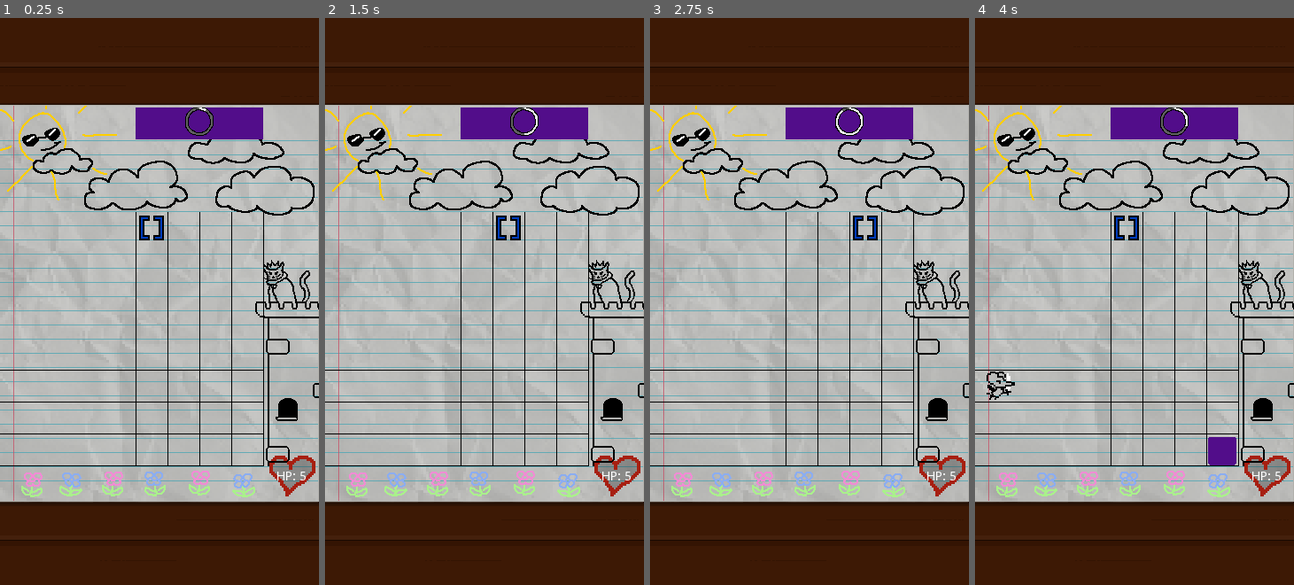
Above: before the commit, frames 1-4 (left to right).
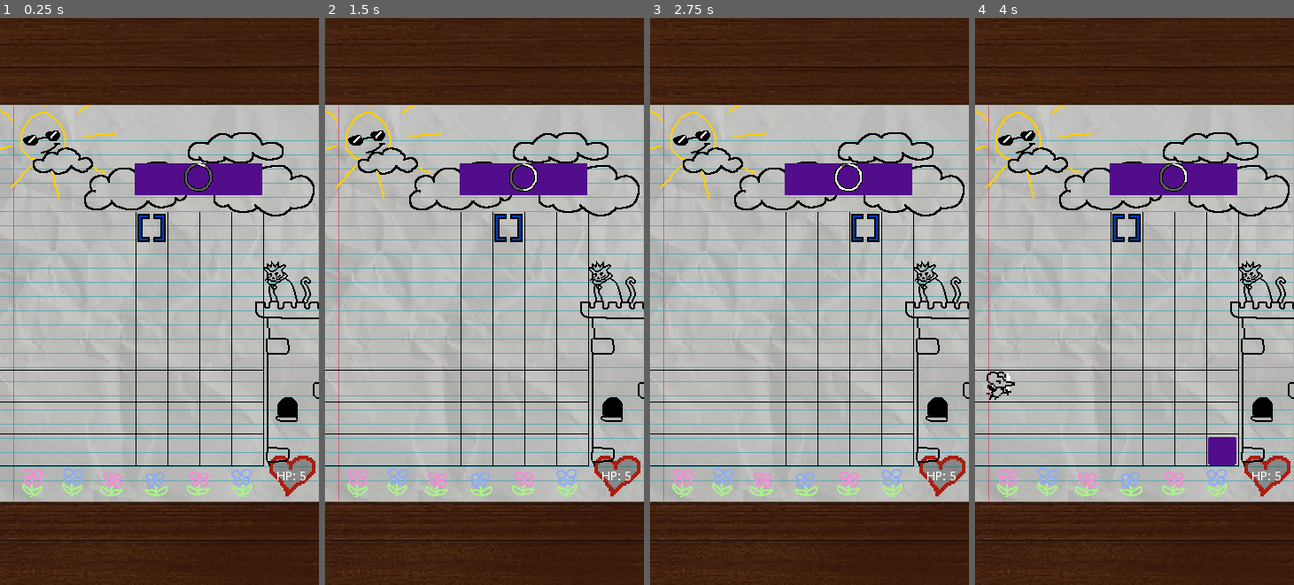
Above: after the commit, the same moments.

Repository: Sleeping-Robot-Games/Doodle-Defense
Game: Godot game, scene res://scenes/Game.tscn
The game is run twice, just before and just after one commit, with the same random seed, the same clock (stepped at 60 frames per second) and the same inputs.
Inputs (mouse positions are in pixels of both pictures, inside the frame that each line leads up to):
- Up to frame 1 (0.25 s): no input
- Up to frame 2 (1.5 s): click (478, 341) at 0.5 s; click (506, 341) at 1.25 s
- Up to frame 3 (2.75 s): click (866, 341) at 2 s
- Up to frame 4 (4 s): click (1223, 341) at 2.75 s; click (1128, 341) at 3.5 s

The runs differ from the first frame. In frame 1, 7.2% of the frame differs, in the area x 0-100%, y 2-99%; in frame 2, 7.2%; in frame 3, 7.2%; in frame 4, 7.2%.

Commit message:
icon art update and remove transparent black bg

Diff:
--- a/scenes/Game.tscn
+++ b/scenes/Game.tscn
@@ -175,40 +175,40 @@
 [node name="Clouds" type="AnimatedSprite" parent="Background/Doodles"]
 position = Vector2( 144, -347 )
 frames = SubResource( 9 )
-frame = 1
 playing = true
 
 [node name="Sun" type="AnimatedSprite" parent="Background/Doodles"]
 position = Vector2( 25, -383 )
 frames = SubResource( 11 )
+frame = 1
 playing = true
 
 [node name="Cat" type="AnimatedSprite" parent="Background"]
 position = Vector2( 146, -30 )
 frames = SubResource( 7 )
+frame = 1
 playing = true
 
 [node name="Tower" type="AnimatedSprite" parent="Background"]
 position = Vector2( 148, 93 )
 frames = SubResource( 8 )
-frame = 1
 playing = true
 
 [node name="IncomingBlockColor" type="ColorRect" parent="."]
-margin_left = 153.0
-margin_top = 101.0
-margin_right = 297.0
-margin_bottom = 137.0
+margin_left = 152.0
+margin_top = 164.0
+margin_right = 296.0
+margin_bottom = 200.0
 color = Color( 0.321569, 0.0509804, 0.541176, 1 )
 __meta__ = {
 "_edit_use_anchors_": false
 }
 
 [node name="BlockProgress" type="TextureProgress" parent="."]
-margin_left = 209.0
-margin_top = 101.0
-margin_right = 273.0
-margin_bottom = 165.0
+margin_left = 208.0
+margin_top = 164.0
+margin_right = 272.0
+margin_bottom = 228.0
 rect_scale = Vector2( 0.5, 0.5 )
 texture_under = ExtResource( 3 )
 texture_progress = ExtResource( 3 )
@@ -237,6 +237,7 @@
 position = Vector2( 171, 237 )
 scale = Vector2( 2, 2 )
 frames = SubResource( 10 )
+frame = 1
 playing = true
 
 [node name="Blocks" type="Node2D" parent="."]
--- a/scenes/Start.tscn
+++ b/scenes/Start.tscn
@@ -137,63 +137,66 @@
 [node name="Doodles" type="AnimatedSprite" parent="Background"]
 position = Vector2( -144, 205 )
 frames = SubResource( 1 )
+frame = 1
 playing = true
 
 [node name="Flower2" type="AnimatedSprite" parent="Background/Doodles"]
 position = Vector2( 45, -1 )
 frames = SubResource( 2 )
+frame = 1
 playing = true
 
 [node name="Flower6" type="AnimatedSprite" parent="Background/Doodles"]
 position = Vector2( 238, 0 )
 frames = SubResource( 2 )
+frame = 1
 playing = true
 flip_h = true
 
 [node name="Flower3" type="AnimatedSprite" parent="Background/Doodles"]
 position = Vector2( 91, -1 )
 frames = SubResource( 3 )
-frame = 1
 playing = true
 
 [node name="Flower4" type="AnimatedSprite" parent="Background/Doodles"]
 position = Vector2( 139, -1 )
 frames = SubResource( 4 )
-frame = 1
 playing = true
 flip_h = true
 
 [node name="Flower5" type="AnimatedSprite" parent="Background/Doodles"]
 position = Vector2( 189, -2 )
 frames = SubResource( 5 )
-frame = 1
 playing = true
 
 [node name="Heart" type="AnimatedSprite" parent="Background/Doodles"]
 position = Vector2( 294, -13 )
 scale = Vector2( 2, 2 )
 frames = SubResource( 6 )
+frame = 1
 playing = true
 
 [node name="Clouds" type="AnimatedSprite" parent="Background/Doodles"]
 position = Vector2( 144, -347 )
 frames = SubResource( 7 )
+frame = 1
 playing = true
 
 [node name="Sun" type="AnimatedSprite" parent="Background/Doodles"]
 position = Vector2( 25, -383 )
 frames = SubResource( 8 )
+frame = 1
 playing = true
 
 [node name="Cat" type="AnimatedSprite" parent="Background"]
 position = Vector2( 146, -30 )
 frames = SubResource( 9 )
-frame = 1
 playing = true
 
 [node name="Tower" type="AnimatedSprite" parent="Background"]
 position = Vector2( 148, 93 )
 frames = SubResource( 10 )
+frame = 1
 playing = true
 
 [node name="Button" type="TextureButton" parent="."]
Binary file changed: assets/background.png
Binary file changed: icon.png
Not shown: 1 places in scenes/Game.tscn that only renumber resources
